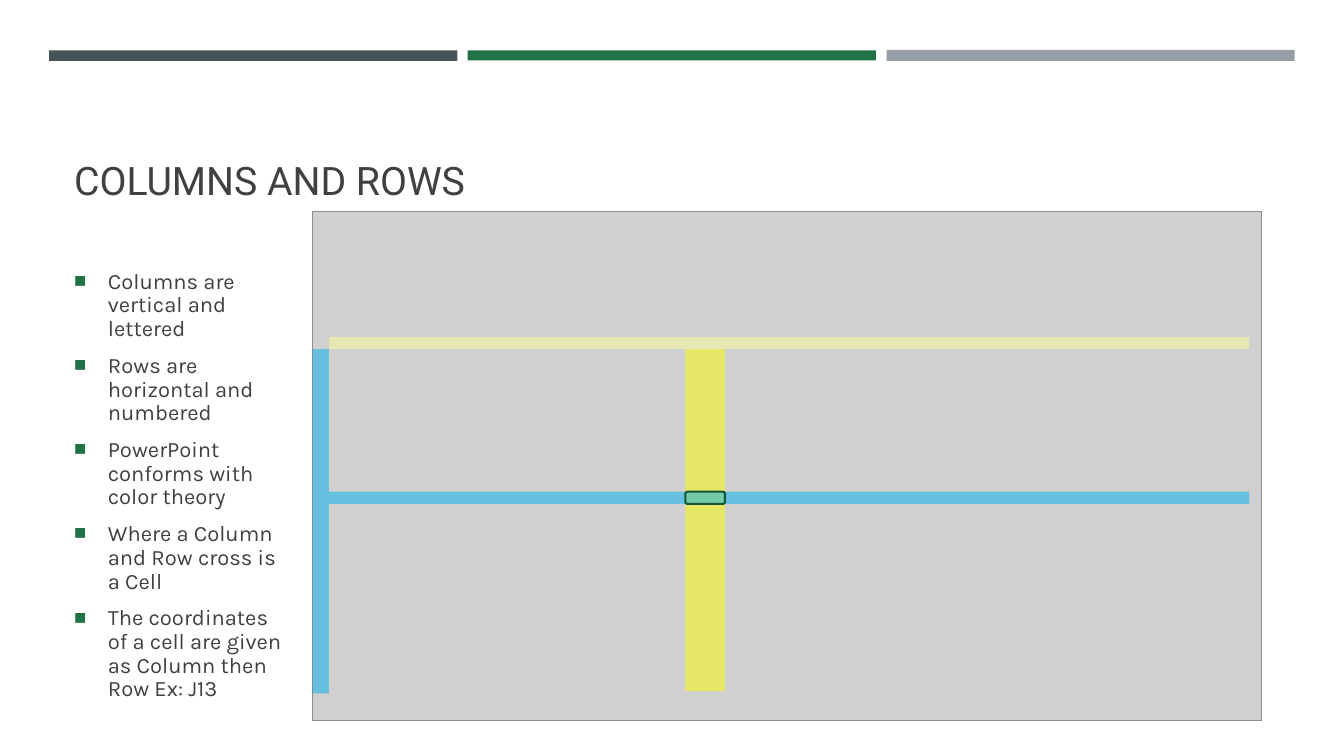
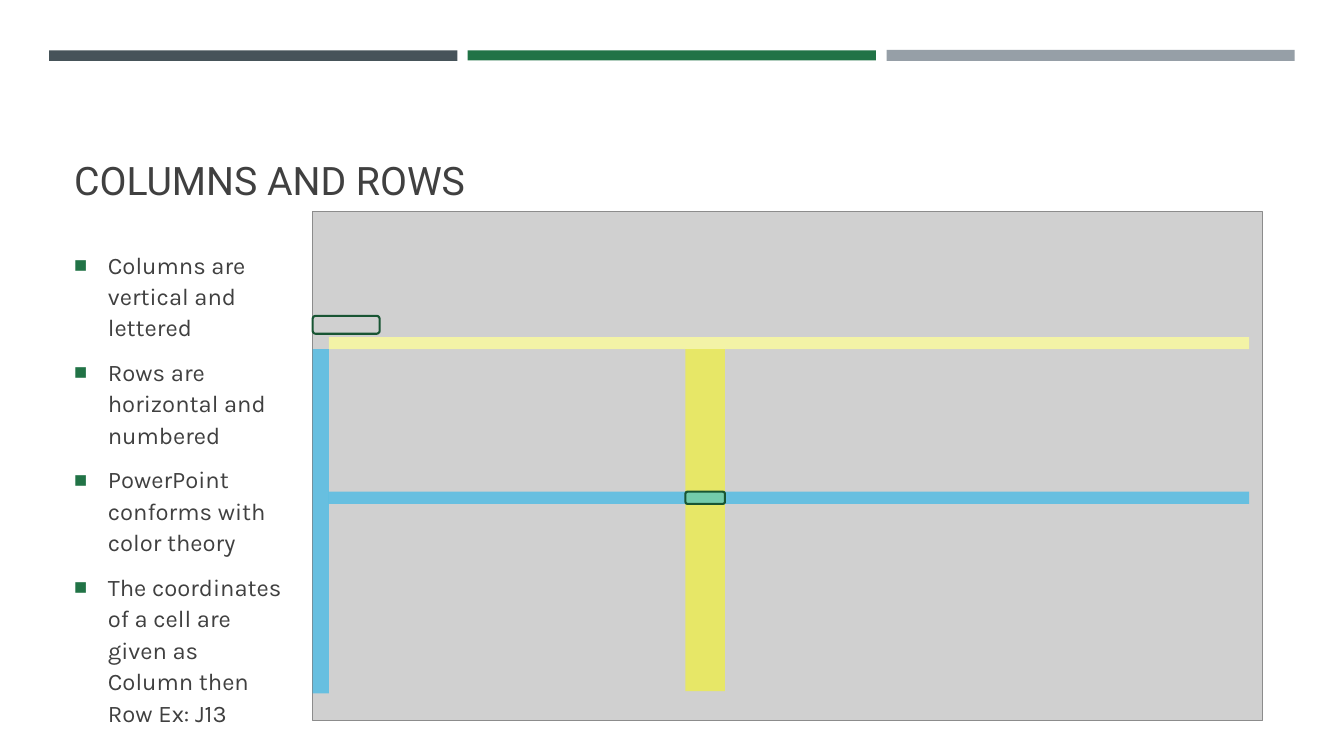
Before and after one commit to VadimAcosta/intro_to_excel, a slide deck: slide 10 of VAcosta_Excel_Tutorial.pptx (slide 8 before the commit). Drawn at 1344x756 pixels with LibreOffice and Linux fonts; fonts in the diff are those of the drawing; grey boxes stand for pictures. Boxes give left, top, right and bottom in pixels: in the first picture for what was removed or moved away, otherwise in the second. Text is boxed around its words. In the diff, an @@ line names an element or a change of style, - is before the commit and + after.

```diff
--- a/VAcosta_Excel_Tutorial.pptx
+++ b/VAcosta_Excel_Tutorial.pptx
@@ text "Columns are vertical and lettered" at [108,257,281,723]: size 15.7 to 17 pt; line spacing 0.9 to 1.1 @@
@@ rounded rectangle added at [313,316,379,334], outline #185534 1.5 pt @@
@@ rectangle at [329,337,1249,349]: fill #FFFF99 at 50% opacity to #FFFF99 at 75% opacity @@
@@ text at [108,526,276,590]: paragraph removed @@
-■ Where a Column and Row cross is a Cell
```
Also in this commit, not shown: 3 other slides changed, 7 slides added, 1 slide removed.
